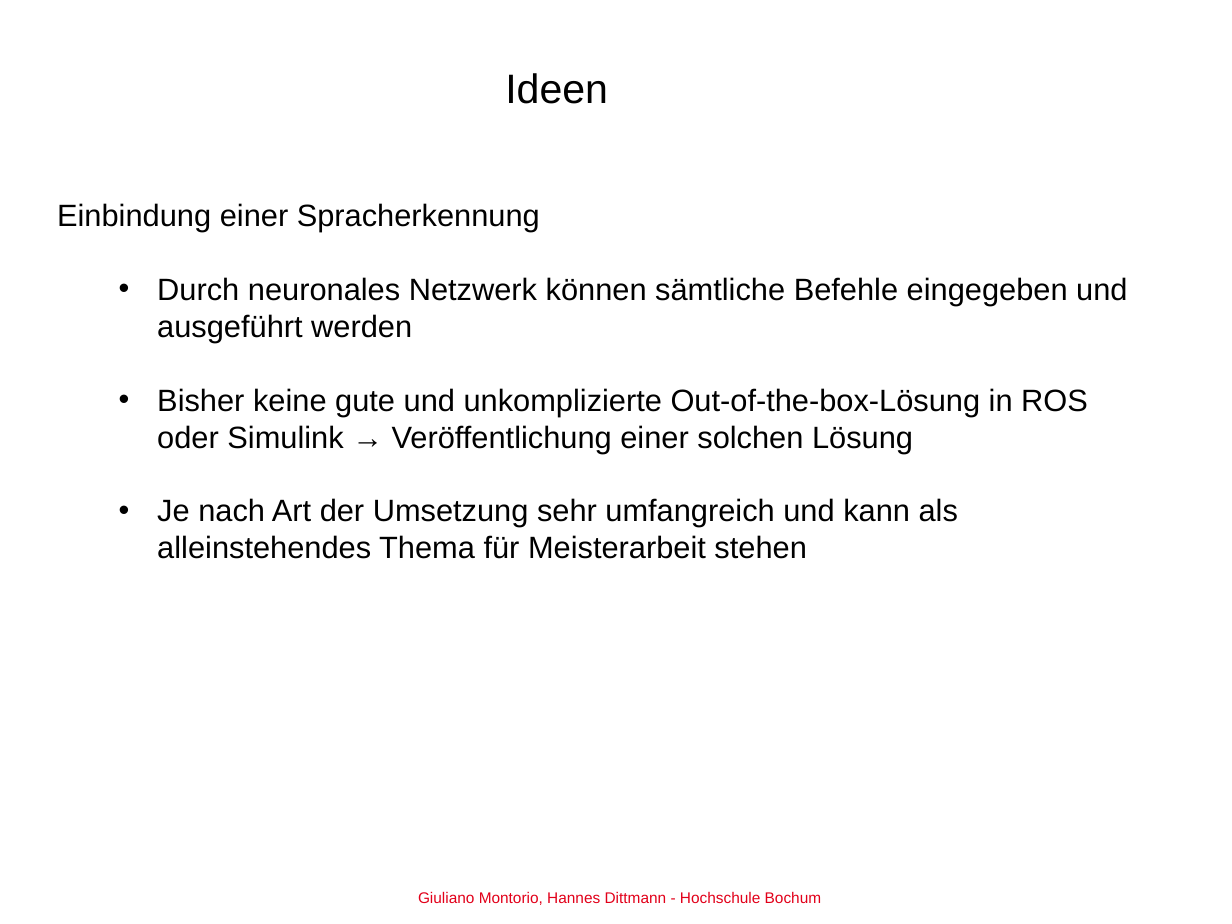
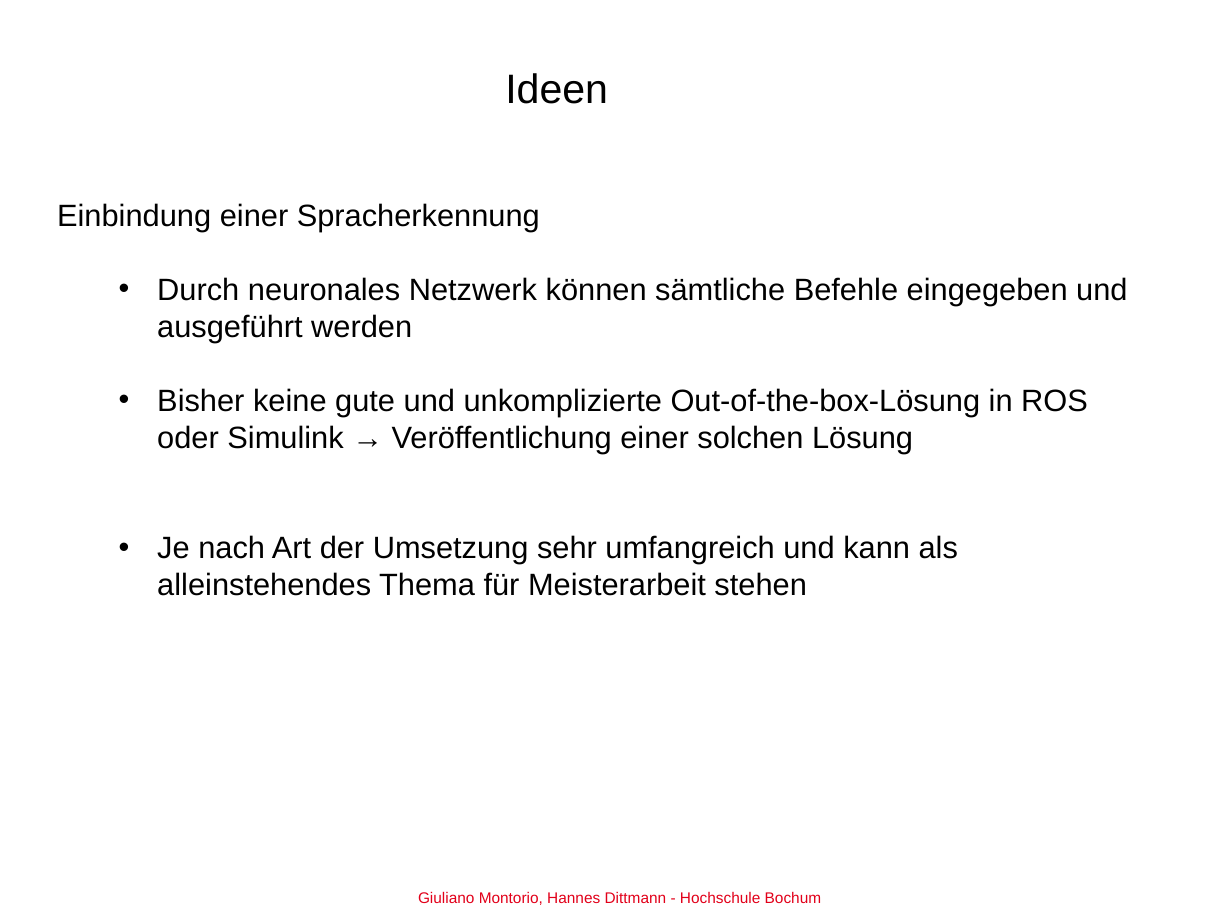
Before and after one commit to GiulliMo/Master_Doc, a slide deck: slide 3 of Präsentationen/Projektbesprechung090420/Projektbesprechung090420.pptx. Drawn at 1232x924 pixels with LibreOffice and Linux fonts; fonts in the diff are those of the drawing; background and template pictures are left out. Boxes give left, top, right and bottom in pixels: in the first picture for what was removed or moved away, otherwise in the second. Text is boxed around its words. In the diff, an @@ line names an element or a change of style, - is before the commit and + after.

```diff
--- a/Präsentationen/Projektbesprechung090420/Projektbesprechung090420.pptx
+++ b/Präsentationen/Projektbesprechung090420/Projektbesprechung090420.pptx
@@ text "Einbindung einer Spracherkennung" rewrapped from <box>57,203,1127,559</box> to <box>57,203,1127,596</box> @@
```
Also in this commit, not shown: 2 other files.
